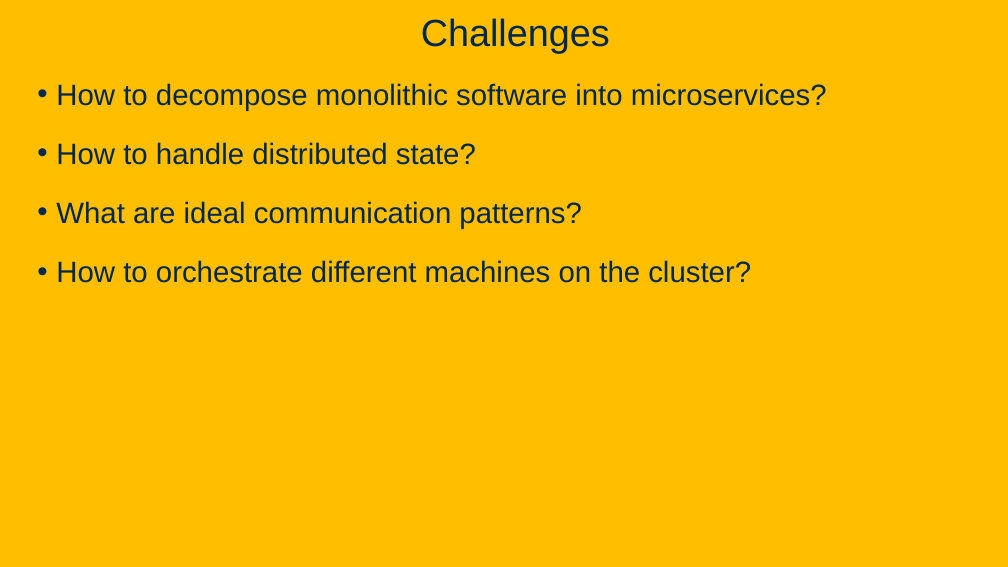
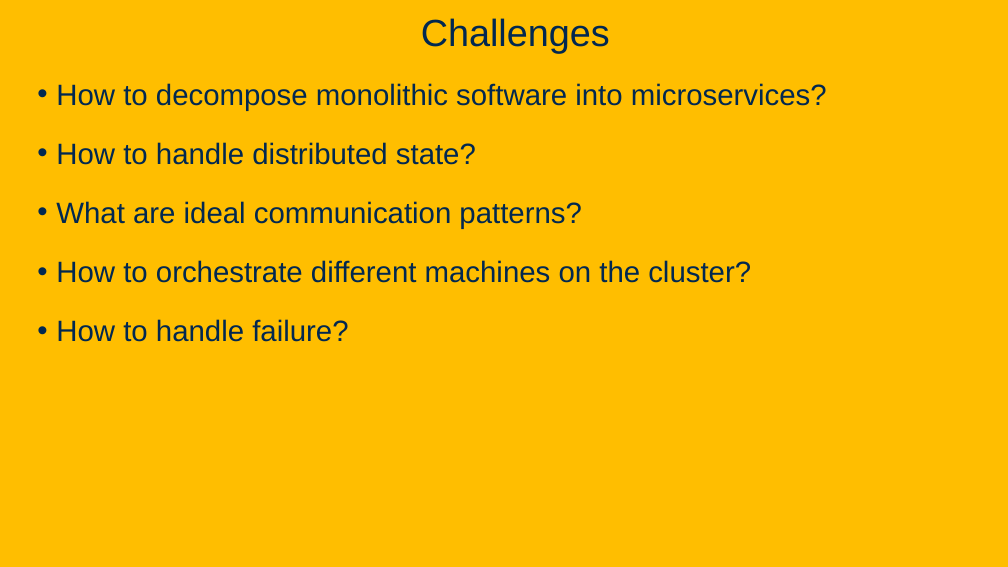
Before and after one commit to davsec-teaching/W26_ECS_160, a slide deck: slide 19 of slides/Intro.pptx. Drawn at 1008x567 pixels with LibreOffice and Linux fonts; fonts in the diff are those of the drawing; background and template pictures are left out. Boxes give left, top, right and bottom in pixels: in the first picture for what was removed or moved away, otherwise in the second. Text is boxed around its words. In the diff, an @@ line names an element or a change of style, - is before the commit and + after.

```diff
--- a/slides/Intro.pptx
+++ b/slides/Intro.pptx
@@ text at bbox=[56, 319, 348, 342]: paragraph added @@
+• How to handle failure?
```
Also in this commit, not shown: 3 other slides changed, 1 slide added, 2 other files.
